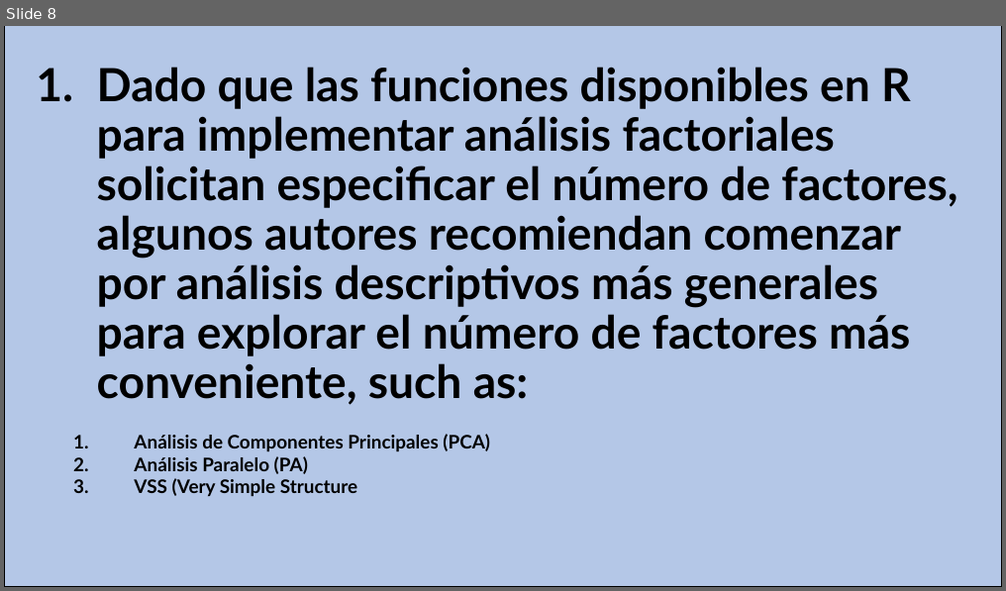
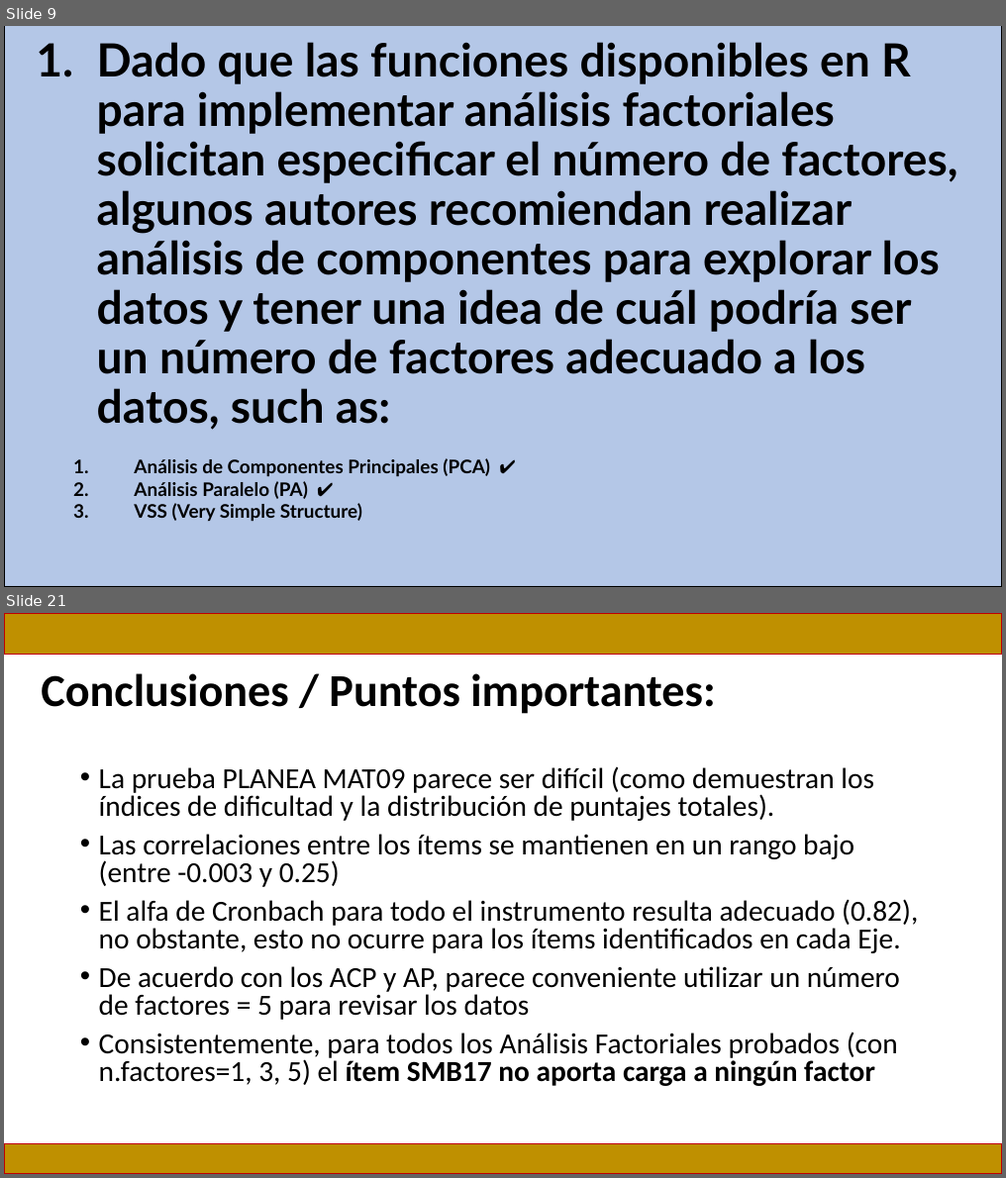
Before and after one commit to Adrifelcha/afchavez-019, a slide deck: RIMEDIE/Mat09_2015/Assessing the Model/Reporte_Resumen_Indices_TCT_AFC_AFE_MAT09.pptx. Shown one above the other, each under a label of ours: slide 8 before the commit, slides 9 and 21 after it; the slides between them are not shown. The pictures are 1006x591 and 1006x1178 pixels, drawn with LibreOffice and Linux fonts; fonts in the diff are those of the drawing. Boxes give left, top, right and bottom in pixels: in the first picture for what was removed or moved away, otherwise in the second. Text is boxed around its words. In the diff, an @@ line names an element or a change of style, - is before the commit and + after.

```diff
--- a/RIMEDIE/Mat09_2015/Assessing the Model/Reporte_Resumen_Indices_TCT_AFC_AFE_MAT09.pptx
+++ b/RIMEDIE/Mat09_2015/Assessing the Model/Reporte_Resumen_Indices_TCT_AFC_AFE_MAT09.pptx
@@ slide 21 added at [4, 613, 1002, 1174], background #FFFFFF @@
@@ rectangle added at [4, 613, 1002, 655], fill #BF9000, outline #C00000 1 pt @@
@@ title added at [41, 673, 715, 714], 44 pt, text #000000, bold @@
+Conclusiones / Puntos importantes:
@@ text added at [99, 766, 918, 1086], 28 pt, text #000000 @@
+• La prueba PLANEA MAT09 parece ser difícil (como demuestran los índices de dificultad y la distribución de puntajes totales).
+• Las correlaciones entre los ítems se mantienen en un rango bajo (entre -0.003 y 0.25)
+• El alfa de Cronbach para todo el instrumento resulta adecuado (0.82), no obstante, esto no ocurre para los ítems identificados en cada Eje.
+• De acuerdo con los ACP y AP, parece conveniente utilizar un número de factores = 5 para revisar los datos
+• Consistentemente, para todos los Análisis Factoriales probados (con n.factores=1, 3, 5) el ítem SMB17 no aporta carga a ningún factor
@@ rectangle added at [4, 1145, 1002, 1174], fill #BF9000, outline #C00000 1 pt @@
@@ what was slide 8 is now slide 9 @@
@@ slide 9 changed as well @@
@@ text at [97, 42, 957, 521]: text changed @@
-1. Dado que las funciones disponibles en R para implementar análisis factoriales solicitan especificar el número de factores, algunos autores recomiendan comenzar por análisis descriptivos más generales para explorar el número de factores más conveniente, such as:
-  1. Análisis de Componentes Principales (PCA)
-  2. Análisis Paralelo (PA)
-  3. VSS (Very Simple Structure
+1. Dado que las funciones disponibles en R para implementar análisis factoriales solicitan especificar el número de factores, algunos autores recomiendan realizar análisis de componentes para explorar los datos y tener una idea de cuál podría ser un número de factores adecuado a los datos, such as:
+  1. Análisis de Componentes Principales (PCA) ✔
+  2. Análisis Paralelo (PA) ✔
+  3. VSS (Very Simple Structure)
```
Also in this commit, not shown: 12 other slides added, 4 slides removed, 4 other files.
